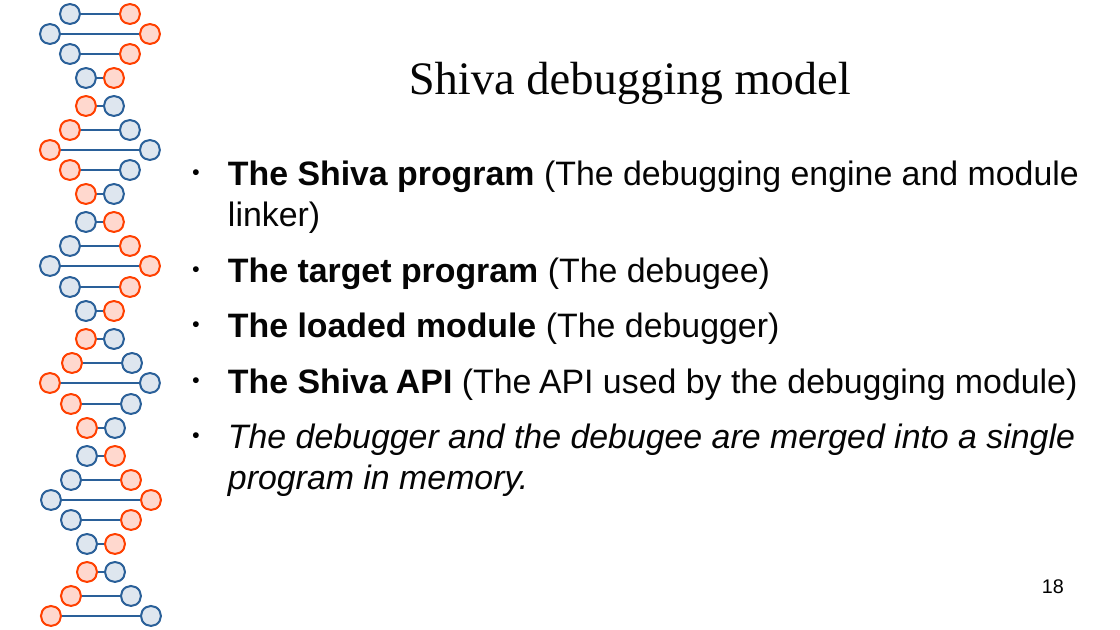
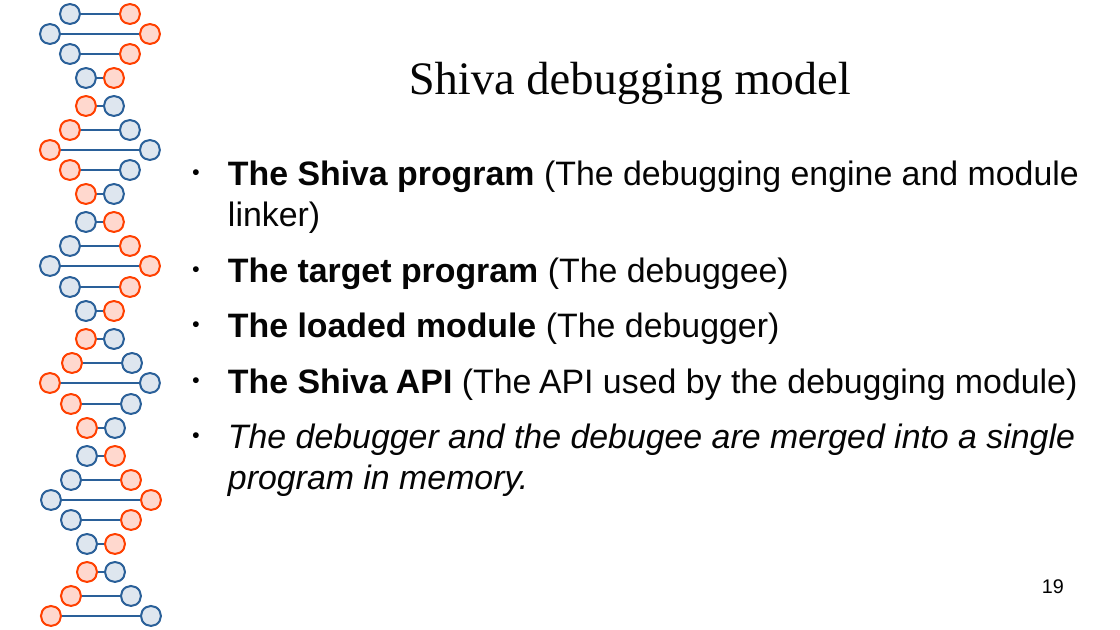
Before and after one commit to elfmaster/shiva, a slide deck: slide 19 of presentation/shiva_runtime.odp (slide 18 before the commit). Drawn at 1120x630 pixels with LibreOffice and Linux fonts; fonts in the diff are those of the drawing. Boxes give left, top, right and bottom in pixels: in the first picture for what was removed or moved away, otherwise in the second. Text is boxed around its words. In the diff, an @@ line names an element or a change of style, - is before the commit and + after.

```diff
--- a/presentation/shiva_runtime.odp
+++ b/presentation/shiva_runtime.odp
@@ text at <box>228,257,789,288</box>: text changed @@
-● The target program (The debugee)
+● The target program (The debuggee)
@@ page number at <box>1042,579,1064,593</box>: text changed @@
-18
+19
```
Also in this commit, not shown: 2 other slides changed, 1 slide added, 1 slide removed, 1 other file.
